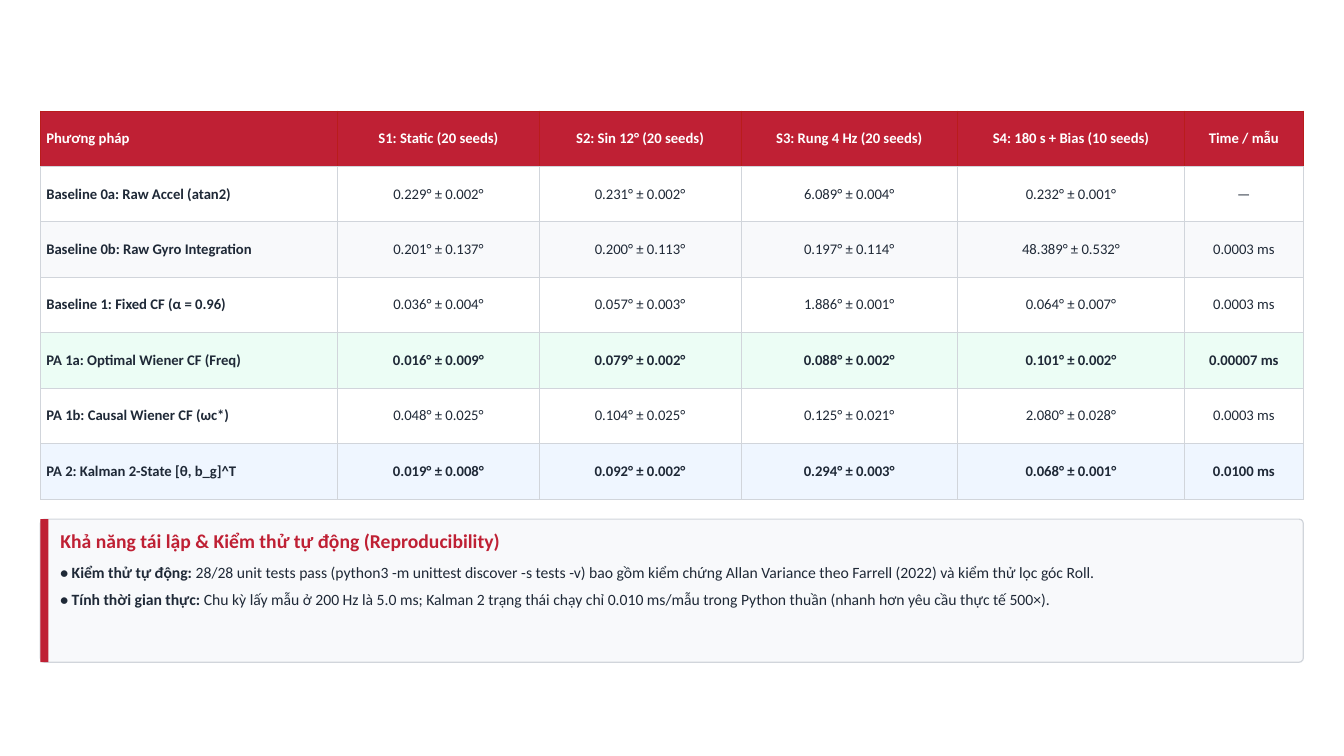
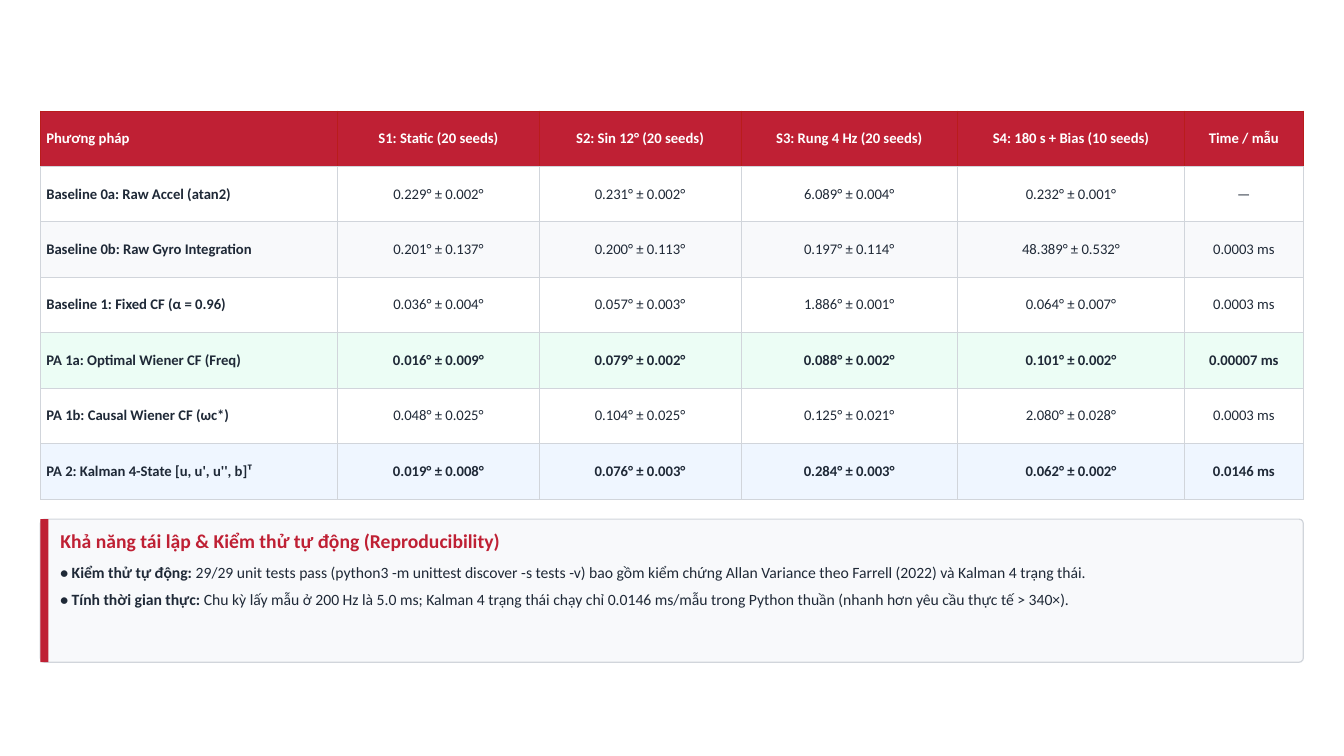
Before and after one commit to ducnguynx/mpu6050-model, a slide deck: slide 17 of outputs/slides/MPU6050_Roll_Estimation_Wiener_vs_Kalman.pptx. Drawn at 1344x756 pixels with LibreOffice and Linux fonts; fonts in the diff are those of the drawing; background and template pictures are left out. Boxes give left, top, right and bottom in pixels: in the first picture for what was removed or moved away, otherwise in the second. Text is boxed around its words. In the diff, an @@ line names an element or a change of style, - is before the commit and + after.

```diff
--- a/outputs/slides/MPU6050_Roll_Estimation_Wiener_vs_Kalman.pptx
+++ b/outputs/slides/MPU6050_Roll_Estimation_Wiener_vs_Kalman.pptx
@@ table at (40, 111, 1304, 499) @@
-row 7: PA 2: Kalman 2-State [θ, b_g]^T | 0.019° ± 0.008° | 0.092° ± 0.002° | 0.294° ± 0.003° | 0.068° ± 0.001° | 0.0100 ms
+row 7: PA 2: Kalman 4-State [u, u', u'', b]ᵀ | 0.019° ± 0.008° | 0.076° ± 0.003° | 0.284° ± 0.003° | 0.062° ± 0.002° | 0.0146 ms
@@ text at (72, 565, 1085, 608): text changed @@
-• Kiểm thử tự động: 28/28 unit tests pass (python3 -m unittest discover -s tests -v) bao gồm kiểm chứng Allan Variance theo Farrell (2022) và kiểm thử lọc góc Roll.
-• Tính thời gian thực: Chu kỳ lấy mẫu ở 200 Hz là 5.0 ms; Kalman 2 trạng thái chạy chỉ 0.010 ms/mẫu trong Python thuần (nhanh hơn yêu cầu thực tế 500×).
+• Kiểm thử tự động: 29/29 unit tests pass (python3 -m unittest discover -s tests -v) bao gồm kiểm chứng Allan Variance theo Farrell (2022) và Kalman 4 trạng thái.
+• Tính thời gian thực: Chu kỳ lấy mẫu ở 200 Hz là 5.0 ms; Kalman 4 trạng thái chạy chỉ 0.0146 ms/mẫu trong Python thuần (nhanh hơn yêu cầu thực tế > 340×).
```
Also in this commit, not shown: 9 other slides changed, 11 other files.
